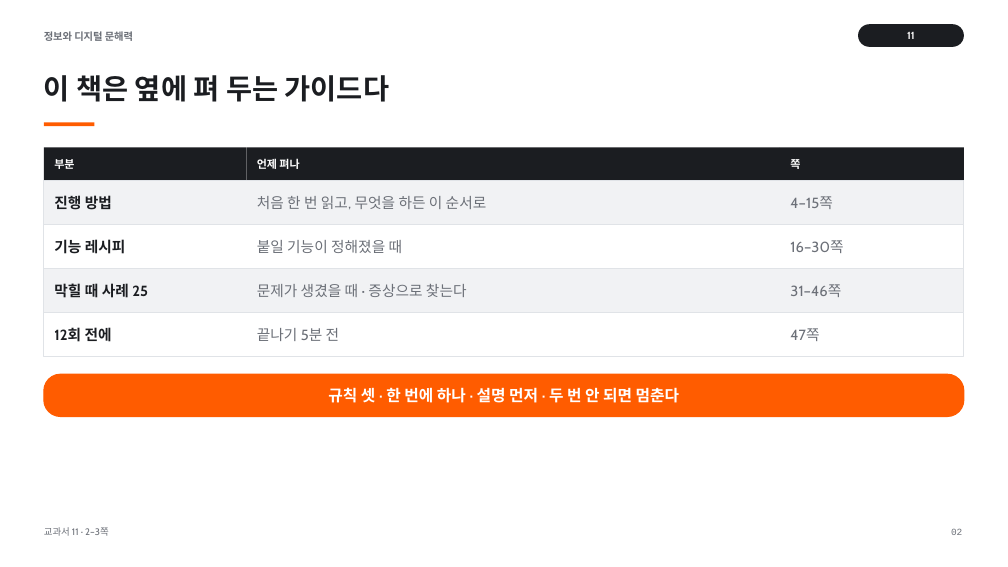
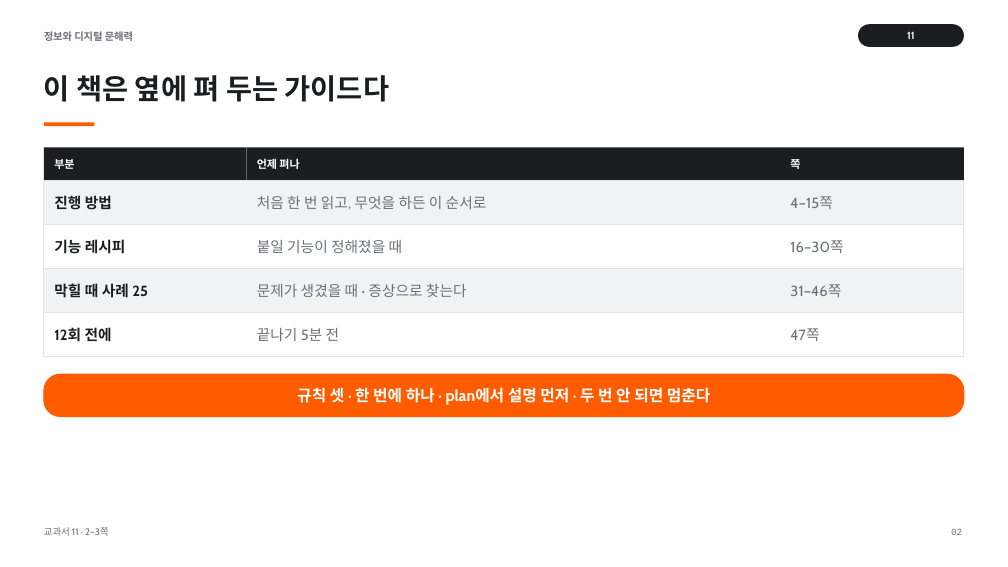
Before and after one commit to vcl-korea/2026-2nd-semester__jdh, a slide deck: slide 2 of 11/ppt/11_서비스_개발하기.pptx. Drawn at 1008x567 pixels with LibreOffice and Linux fonts; fonts in the diff are those of the drawing. Boxes give left, top, right and bottom in pixels: in the first picture for what was removed or moved away, otherwise in the second. Text is boxed around its words. In the diff, an @@ line names an element or a change of style, - is before the commit and + after.

```diff
--- a/11/ppt/11_서비스_개발하기.pptx
+++ b/11/ppt/11_서비스_개발하기.pptx
@@ text at box(297, 387, 710, 405): text changed @@
-규칙 셋 · 한 번에 하나 · 설명 먼저 · 두 번 안 되면 멈춘다
+규칙 셋 · 한 번에 하나 · plan에서 설명 먼저 · 두 번 안 되면 멈춘다
```
Also in this commit, not shown: 9 other slides changed, 49 other files.
